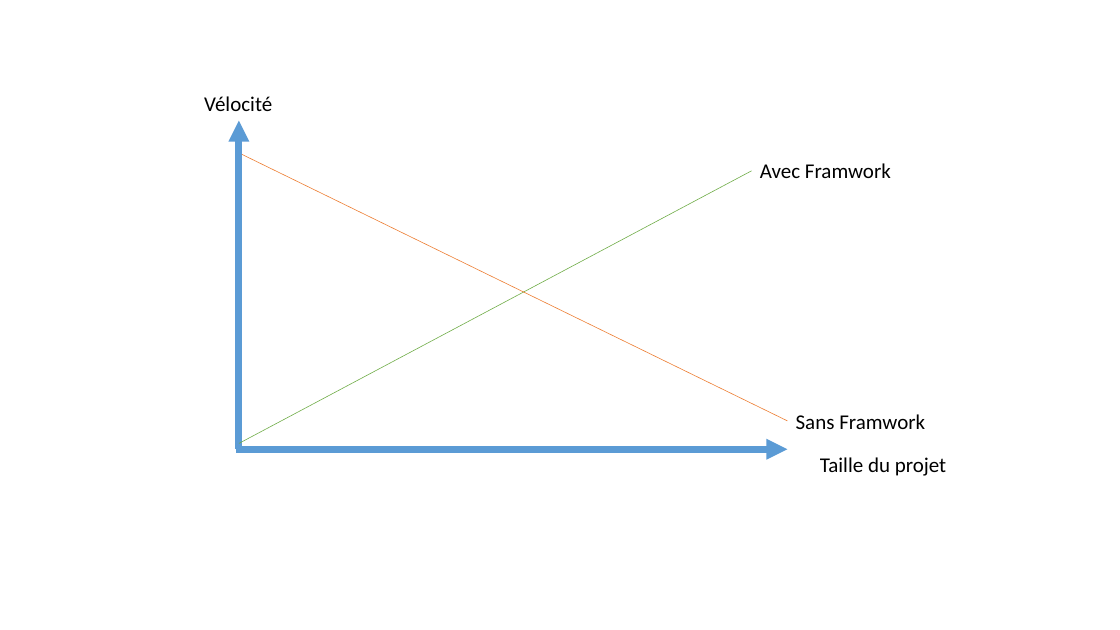
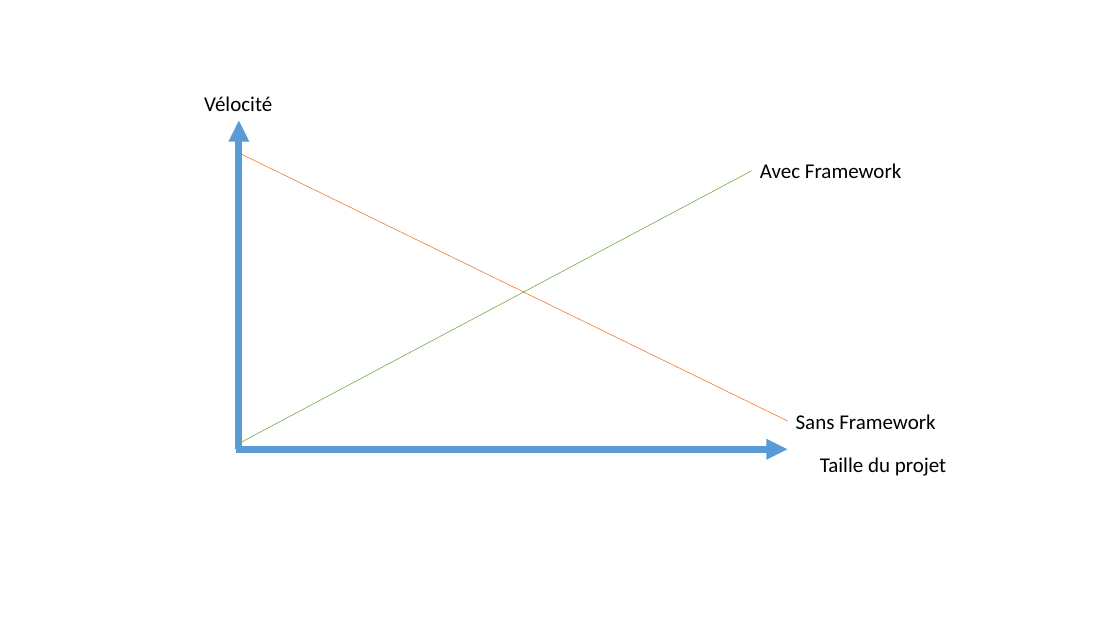
Before and after one commit to maxpou-slides/maxpou-slides.github.io, a slide deck: slide 1 of slides/pourquoi-symfony-silex/img/schemas.pptx. Drawn at 1120x630 pixels with LibreOffice and Linux fonts; fonts in the diff are those of the drawing. Boxes give left, top, right and bottom in pixels: in the first picture for what was removed or moved away, otherwise in the second. Text is boxed around its words. In the diff, an @@ line names an element or a change of style, - is before the commit and + after.

```diff
--- a/slides/pourquoi-symfony-silex/img/schemas.pptx
+++ b/slides/pourquoi-symfony-silex/img/schemas.pptx
@@ text at [760, 163, 901, 178]: text changed @@
-Avec Framwork
+Avec Framework
@@ text at [796, 414, 935, 429]: text changed @@
-Sans Framwork
+Sans Framework
```
Also in this commit, not shown: 1 other slide changed, 3 other files.
